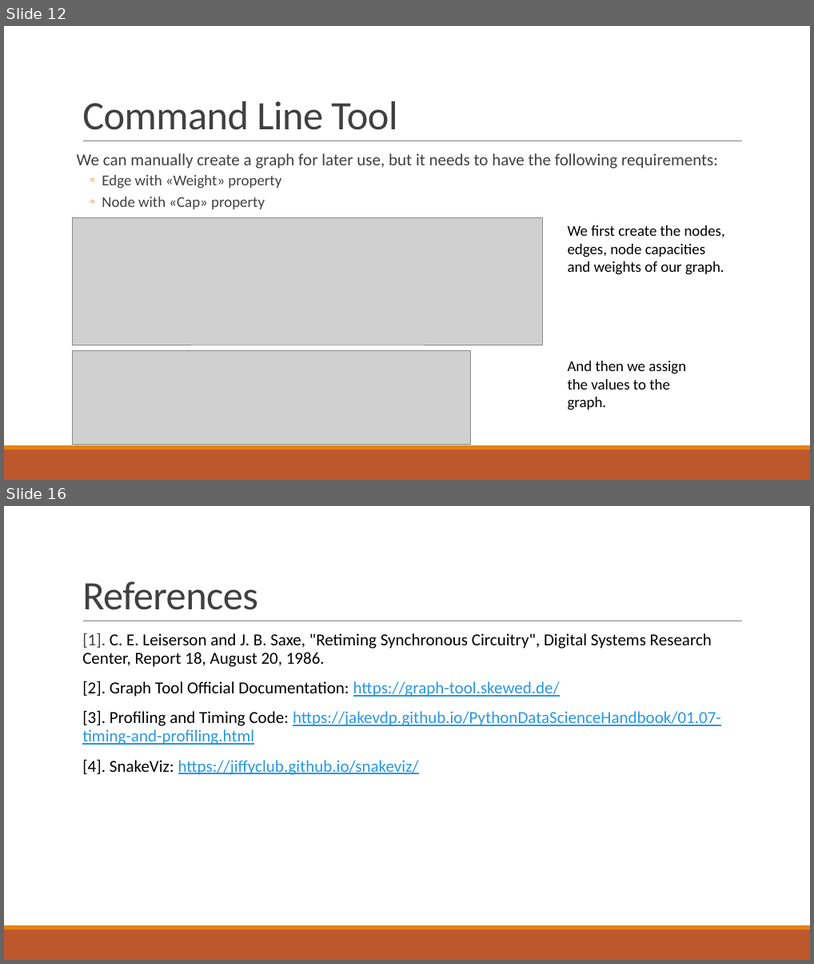
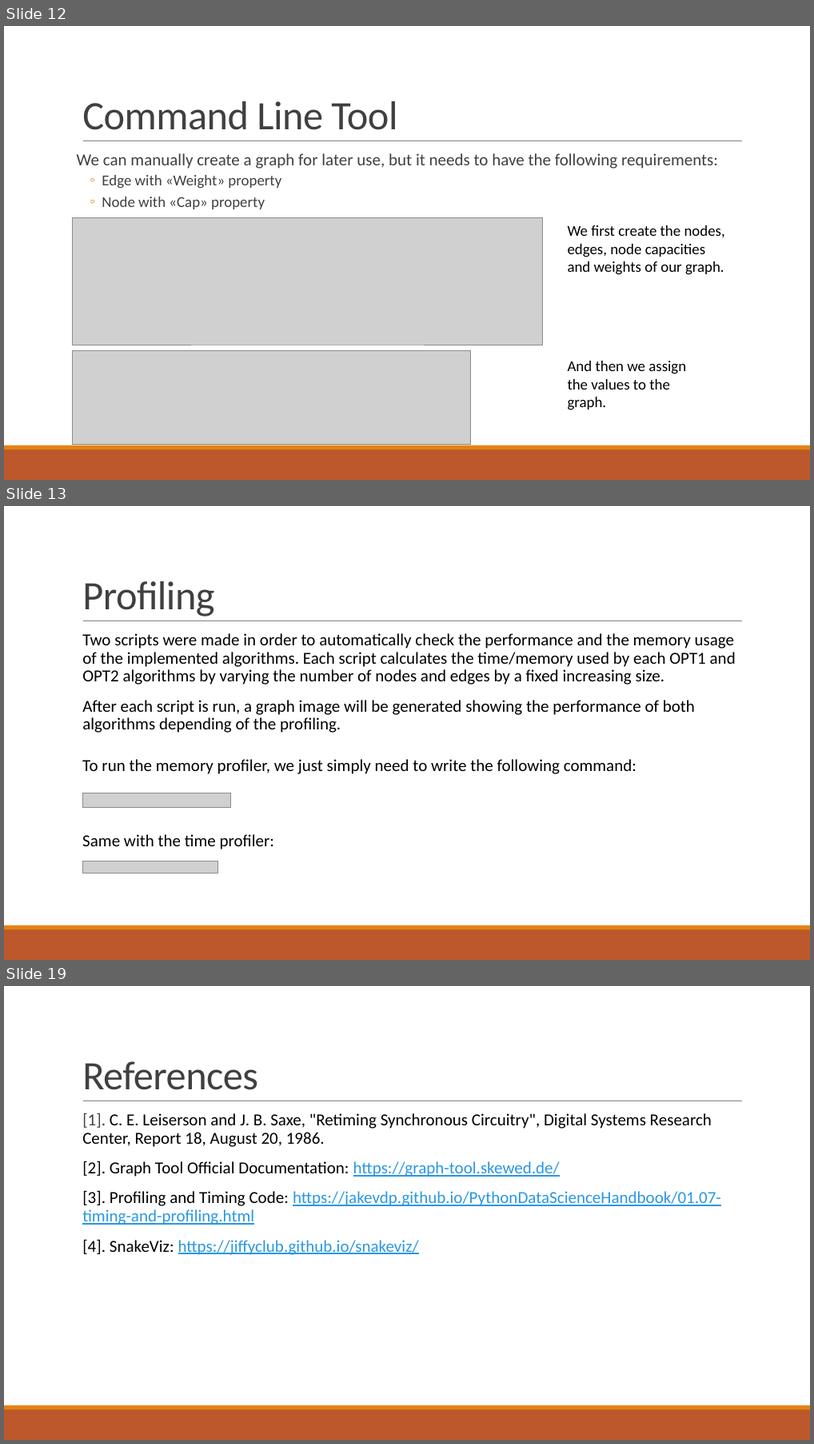
Before and after one commit to spolo96/aapp-retiming_project, a slide deck: Retiming10670388_ProjectPresentation.pptx. Shown one above the other, each under a label of ours: slides 12 and 16 before the commit, slides 12, 13 and 19 after it; the slides between them are not shown. The pictures are 814x964 and 814x1444 pixels, drawn with LibreOffice and Linux fonts; fonts in the diff are those of the drawing; grey boxes stand for pictures. Boxes give left, top, right and bottom in pixels: in the first picture for what was removed or moved away, otherwise in the second. Text is boxed around its words. In the diff, an @@ line names an element or a change of style, - is before the commit and + after.

```diff
--- a/Retiming10670388_ProjectPresentation.pptx
+++ b/Retiming10670388_ProjectPresentation.pptx
@@ slide 13 added at [4,506,810,960], background #FFFFFF; not listed: 3 template elements that a slide beside it also shows @@
@@ title added at [82,581,214,616], 48 pt, text #404040 @@
+Profiling
@@ text added at [82,633,736,732], 20 pt, text #000000 @@
+  Two scripts were made in order to automatically check the performance and the memory usage of the implemented algorithms. Each script calculates the time/memory used by each OPT1 and OPT2 algorithms by varying the number of nodes and edges by a fixed increasing size.
+  After each script is run, a graph image will be generated showing the performance of both algorithms depending of the profiling.
@@ text added at [82,759,637,774], 20 pt, text #000000 @@
+  To run the memory profiler, we just simply need to write the following command:
@@ picture added at [82,792,231,808] @@
@@ text added at [82,834,274,849], 20 pt, text #000000 @@
+  Same with the time profiler:
@@ picture added at [82,861,218,873] @@
@@ what was slide 16 is now slide 19 @@
```
Also in this commit, not shown: 4 slides changed, 2 other slides added.
